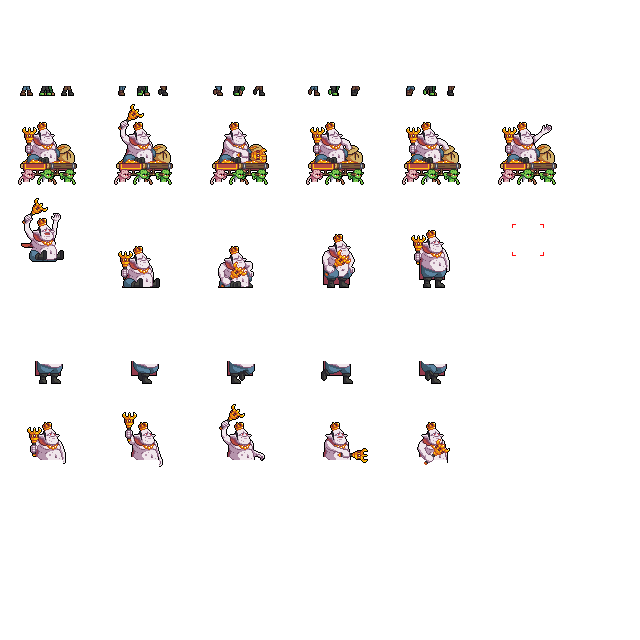
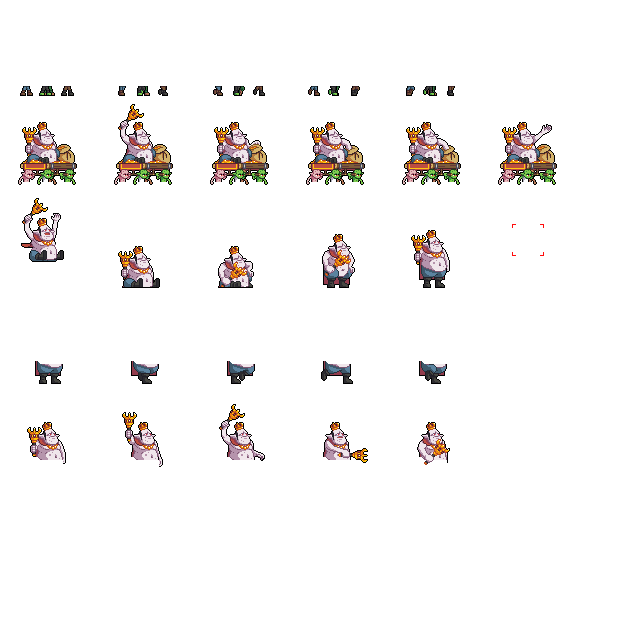
Layered file, before and after one edit (640 × 640). Changes by layer:
added layer "Layer 16" above "Layer 15" over [214, 127, 535, 163]
painted on "Layer 15" over [214, 127, 267, 163]
